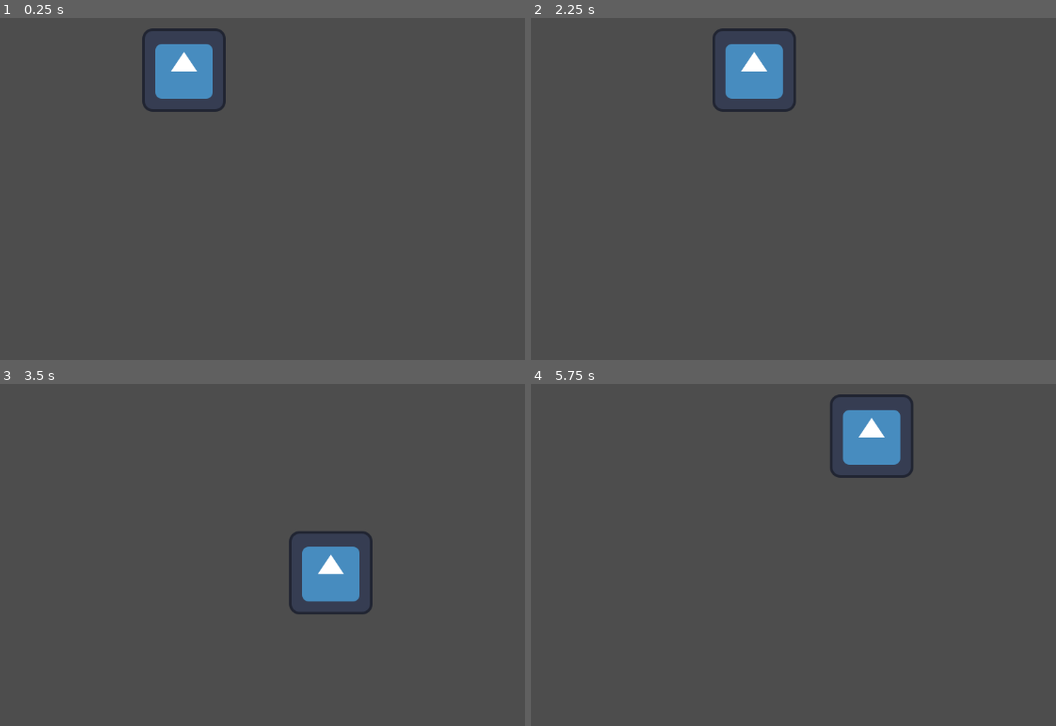
Above: before the commit, frames 1-4 (two rows, left to right).
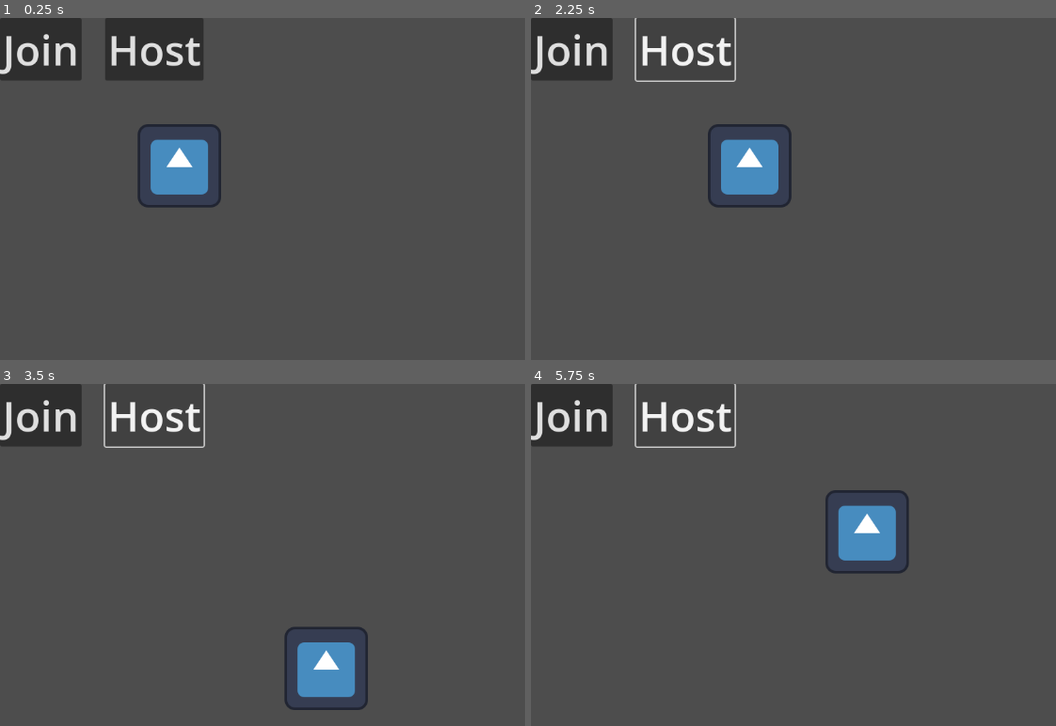
Above: after the commit, the same moments.

Repository: perrycate/ggj-2026
Game: Godot game, scene res://scenes/world/game.tscn
The game is run twice, just before and just after one commit, with the same random seed, the same clock (stepped at 60 frames per second) and the same inputs. The engine's default icon, where the game draws it, is replaced by a stand-in: a white triangle on a blue panel in a dark square.
Inputs (mouse positions are in pixels of both pictures, inside the frame that each line leads up to):
- Up to frame 1 (0.25 s): no input
- Up to frame 2 (2.25 s): click (573, 48) at 0.5 s, where only the run after the commit has a clickable "Join"; click (683, 48) at 1.25 s, where only the run after the commit has a clickable "Host"; hold D (move_right) from 2.03 s (still down)
- Up to frame 3 (3.5 s): release D (move_right) at 2.78 s; hold S (move_down) from 2.78 s (still down)
- Up to frame 4 (5.75 s): release S (move_down) at 3.53 s; hold D (move_right) 3.53-4.28 s; hold W (move_up) 4.28-5.03 s; hold A (move_left) from 5.03 s (still down)

The runs differ from the first frame. In frame 1, 9.3% of the frame differs, in the area x 0-44%, y 0-56%; in frame 2, 8.0%; in frame 3, 8.1%; in frame 4, 8.2%.

Commit message:
feat(network): Basic movement-sharing (#1)
* join button

* basic movement-sharing

Diff:
--- a/scenes/world/game.tscn
+++ b/scenes/world/game.tscn
@@ -11,8 +11,9 @@
 script = ExtResource("1_w44h4")
 
 [node name="player" type="CharacterBody2D" parent="."]
-position = Vector2(282, 80)
+position = Vector2(275, 227)
 script = ExtResource("2_3iwug")
+metadata/_edit_group_ = true
 
 [node name="CollisionShape2D" type="CollisionShape2D" parent="player"]
 position = Vector2(0.5, -0.5)
@@ -20,3 +21,20 @@
 
 [node name="Sprite2D" type="Sprite2D" parent="player"]
 texture = ExtResource("3_r5nxa")
+
+[node name="JoinButton" type="Button" parent="."]
+offset_right = 8.0
+offset_bottom = 8.0
+theme_override_font_sizes/font_size = 64
+text = "Join"
+
+[node name="HostButton" type="Button" parent="."]
+offset_left = 161.0
+offset_right = 312.0
+offset_bottom = 96.0
+theme_override_font_sizes/font_size = 64
+text = "Host
+"
+
+[connection signal="pressed" from="JoinButton" to="." method="_on_join_button_pressed"]
+[connection signal="pressed" from="HostButton" to="." method="_on_host_button_pressed"]
--- a/scripts/player/player.gd
+++ b/scripts/player/player.gd
@@ -7,3 +7,10 @@
 	velocity = input_direction * speed
 
 	move_and_slide()
+
+	if velocity != Vector2.ZERO:
+		_on_player_moved.rpc(position)
+
+@rpc
+func _on_player_moved(new_position: Vector2):
+	position = new_position
--- a/scripts/world/game.gd
+++ b/scripts/world/game.gd
@@ -1 +1,31 @@
 extends Node2D
+
+# TODO add mechanism for getting/sharing this.
+const server_address = "127.0.0.1"
+const PORT = 5000
+const MAX_PEERS = 1
+
+@export var is_watcher = false
+
+func _ready():
+	pass
+
+func _on_join_button_pressed():
+	var peer = ENetMultiplayerPeer.new()
+	var error = peer.create_client(server_address, PORT)
+	if error:
+		return error
+
+	multiplayer.multiplayer_peer = peer
+
+	print("joined")
+
+func _on_host_button_pressed():
+	var peer = ENetMultiplayerPeer.new()
+	var error = peer.create_server(PORT, MAX_PEERS)
+	if error:
+		return error
+
+	multiplayer.multiplayer_peer = peer
+
+	print("hosting")
